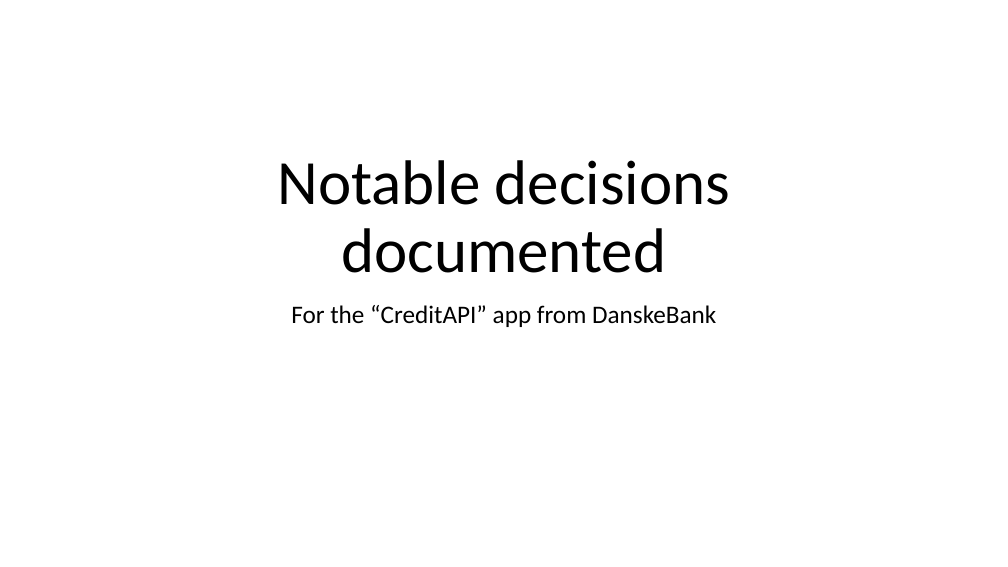
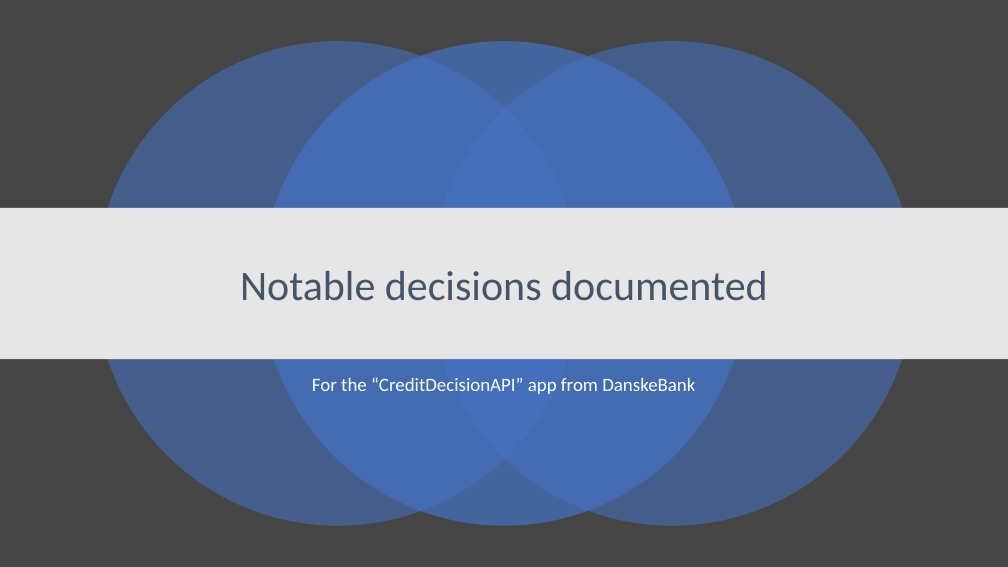
Before and after one commit to mungiu/CreditDecisionApp, a slide deck: slide 1 of Documentation/API documentation.pptx. Drawn at 1008x567 pixels with LibreOffice and Linux fonts; fonts in the diff are those of the drawing. Boxes give left, top, right and bottom in pixels: in the first picture for what was removed or moved away, otherwise in the second. Text is boxed around its words. In the diff, an @@ line names an element or a change of style, - is before the commit and + after.

```diff
--- a/Documentation/API documentation.pptx
+++ b/Documentation/API documentation.pptx
@@ background #FFFFFF to #454545 @@
@@ ellipse added at <box>95,42,580,526</box>, fill #4472C4 at 55% opacity @@
@@ ellipse added at <box>262,42,746,526</box>, fill #4472C4 at 70% opacity @@
@@ ellipse added at <box>430,42,914,526</box>, fill #4472C4 at 55% opacity @@
@@ rectangle added at <box>0,208,1008,359</box>, fill #E7E6E6 @@
@@ title "Notable decisions documented": place and size @@
-title "Notable decisions documented" at <box>277,160,730,273</box>
+title "Notable decisions documented" at <box>240,271,768,301</box>
@@ title "Notable decisions documented" at <box>240,271,768,301</box>: size 60 to 40 pt, text colour #000000 to #44546A; vertical alignment bottom to middle @@
@@ subtitle at <box>312,377,695,394</box>: text changed; size 24 to 18 pt; text colour #000000 to #FFFFFF @@
-For the “CreditAPI” app from DanskeBank
+For the “CreditDecisionAPI” app from DanskeBank
```
Also in this commit, not shown: 4 other slides changed.
